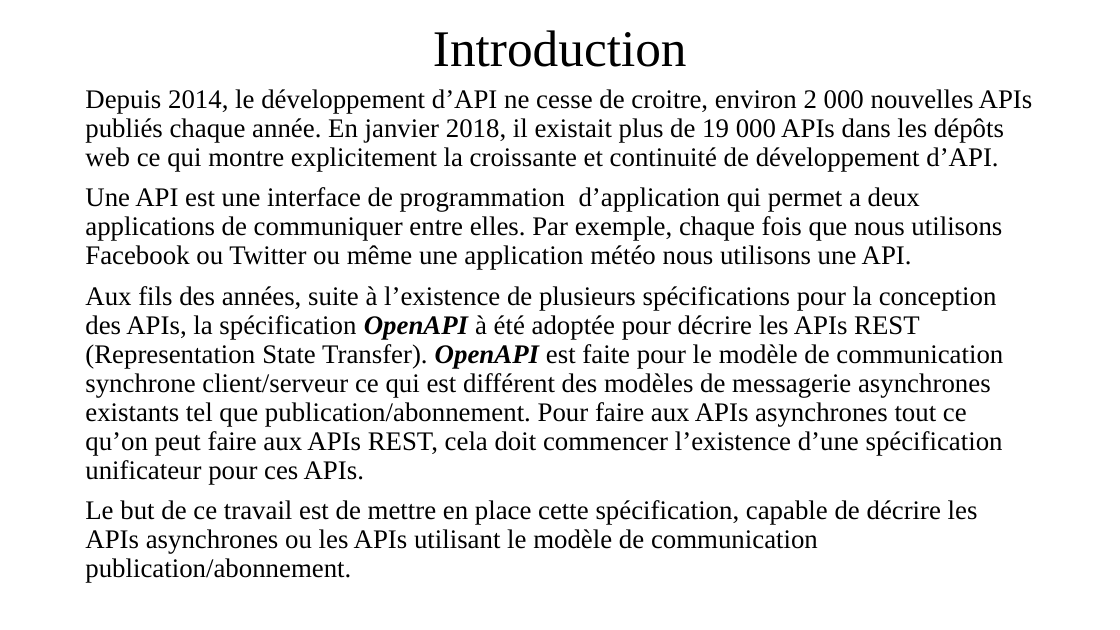
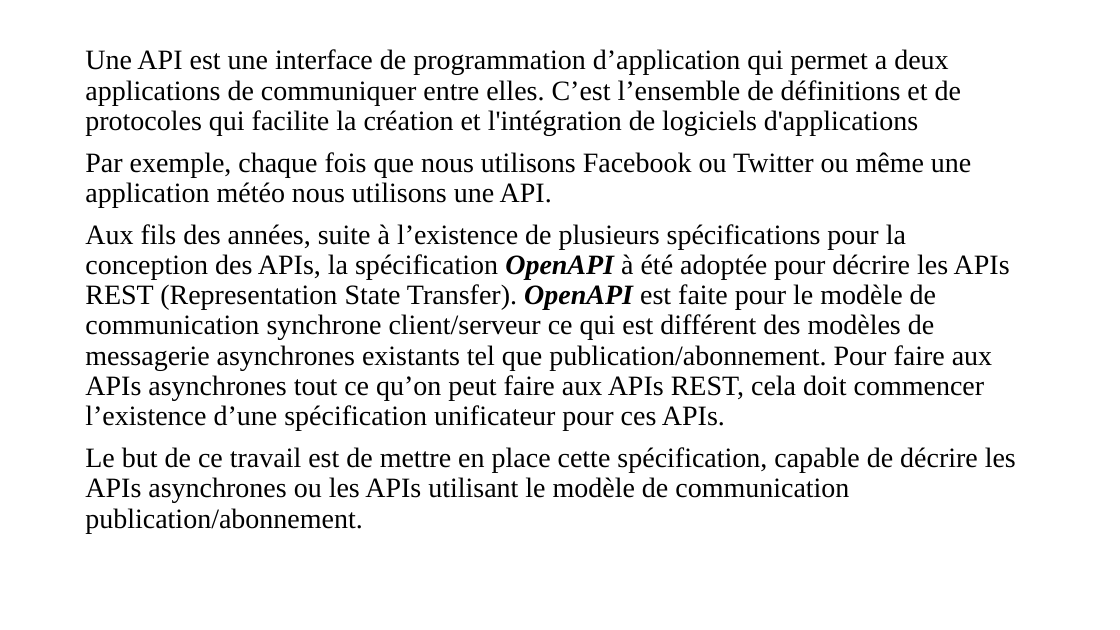
Before and after one commit to OA-Souleymane/MyGitHub-Files, a slide deck: slide 3 of Chapitres/presentationMemoire.pptx (slide 2 before the commit). Drawn at 1120x630 pixels with LibreOffice and Linux fonts; fonts in the diff are those of the drawing. Boxes give left, top, right and bottom in pixels: in the first picture for what was removed or moved away, otherwise in the second. Text is boxed around its words. In the diff, an @@ line names an element or a change of style, - is before the commit and + after.

```diff
--- a/Chapitres/presentationMemoire.pptx
+++ b/Chapitres/presentationMemoire.pptx
@@ text "Une API est une interface ...": place and size @@
-text "Une API est une interface ..." at (85, 89, 1033, 583)
+text "Une API est une interface ..." at (85, 49, 1016, 533)
@@ text at (85, 49, 971, 207): text changed; size 23 to 24 pt @@
-Depuis 2014, le développement d’API ne cesse de croitre, environ 2 000 nouvelles APIs publiés chaque année. En janvier 2018, il existait plus de 19 000 APIs dans les dépôts web ce qui montre explicitement la croissante et continuité de développement d’API.
-Une API est une interface de programmation d’application qui permet a deux applications de communiquer entre elles. Par exemple, chaque fois que nous utilisons Facebook ou Twitter ou même une application météo nous utilisons une API.
+Une API est une interface de programmation d’application qui permet a deux applications de communiquer entre elles. C’est l’ensemble de définitions et de protocoles qui facilite la création et l'intégration de logiciels d'applications
+Par exemple, chaque fois que nous utilisons Facebook ou Twitter ou même une application météo nous utilisons une API.
@@ title removed at (433, 30, 687, 67) @@
-Introduction
@@ text at (85, 224, 1016, 533): size 23 to 24 pt in "Aux fils des années, suite à l’existence ...", "Le but de ce travail est de ..." @@
```
Also in this commit, not shown: 1 other slide changed, 3 slides added, 4 other files.
